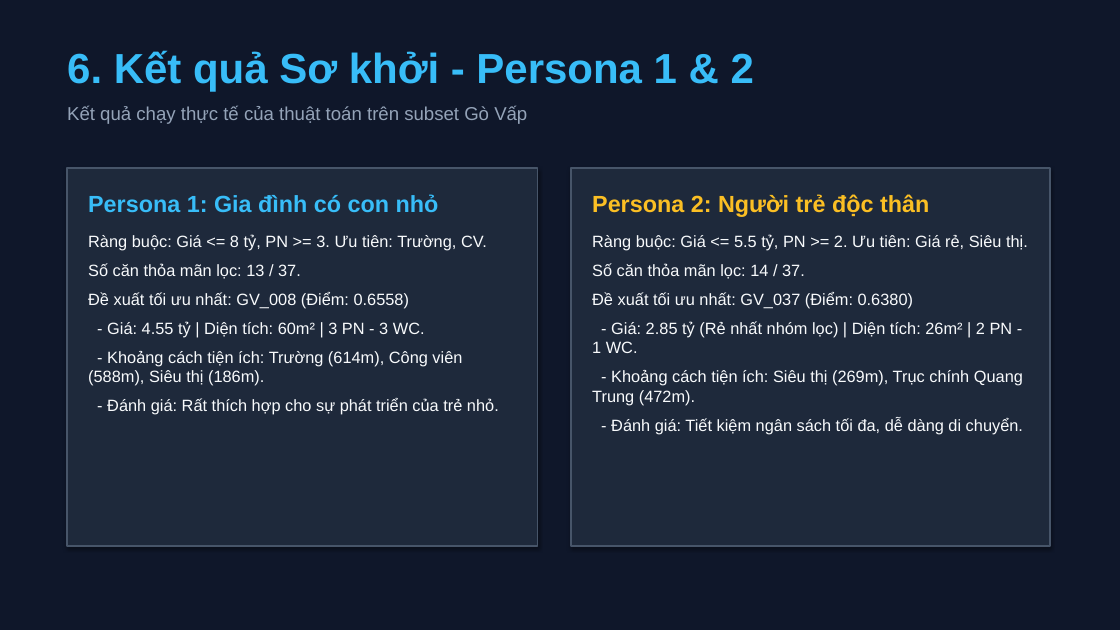
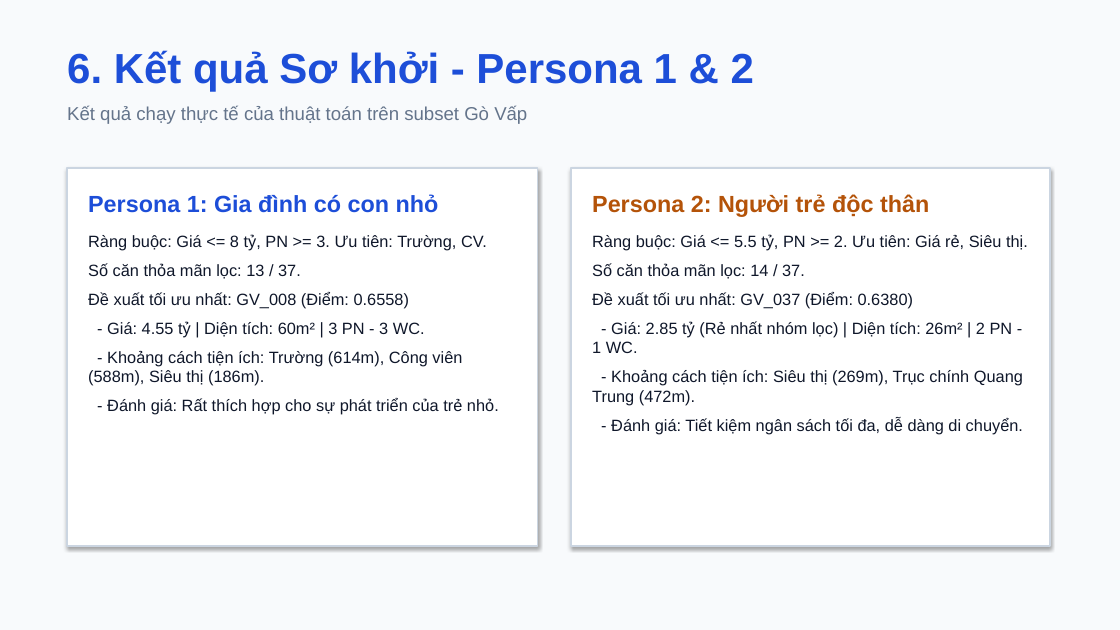
Before and after one commit to minhtien0498/IT2041_G8_DecisionMaking, a slide deck: slide 7 of outputs/midterm_presentation.pptx. Drawn at 1120x630 pixels with LibreOffice and Linux fonts; fonts in the diff are those of the drawing. Boxes give left, top, right and bottom in pixels: in the first picture for what was removed or moved away, otherwise in the second. Text is boxed around its words. In the diff, an @@ line names an element or a change of style, - is before the commit and + after.

Commit message:
style: change midterm presentation theme to light layout

```diff
--- a/outputs/midterm_presentation.pptx
+++ b/outputs/midterm_presentation.pptx
@@ background #0F172A to #F8FAFC @@
@@ text "6. Kết quả Sơ khởi ..." at [67,50,754,124]: text colour #38BDF8 to #1D4ED8 in "6. Kết quả Sơ khởi - Persona ..."; text colour #94A3B8 to #64748B in "Kết quả chạy thực tế của thuật ..." @@
@@ rectangle at [67,168,538,546]: fill #1E293B to #FFFFFF; outline #475569 1.5 pt to #CBD5E1 1.5 pt @@
@@ rectangle at [571,168,1050,546]: fill #1E293B to #FFFFFF; outline #475569 1.5 pt to #CBD5E1 1.5 pt @@
@@ text "Persona 1: Gia đình có ..." at [88,194,499,415]: text colour #38BDF8 to #1D4ED8 in "Persona 1: Gia đình có con nhỏ"; text colour #F8FAFC to #0F172A @@
@@ text "Persona 2: Người trẻ độc ..." at [592,194,1028,434]: text colour #FBBF24 to #B45309 in "Persona 2: Người trẻ độc thân"; text colour #F8FAFC to #0F172A @@
```
Also in this commit, not shown: 7 other slides changed, 1 other file.
